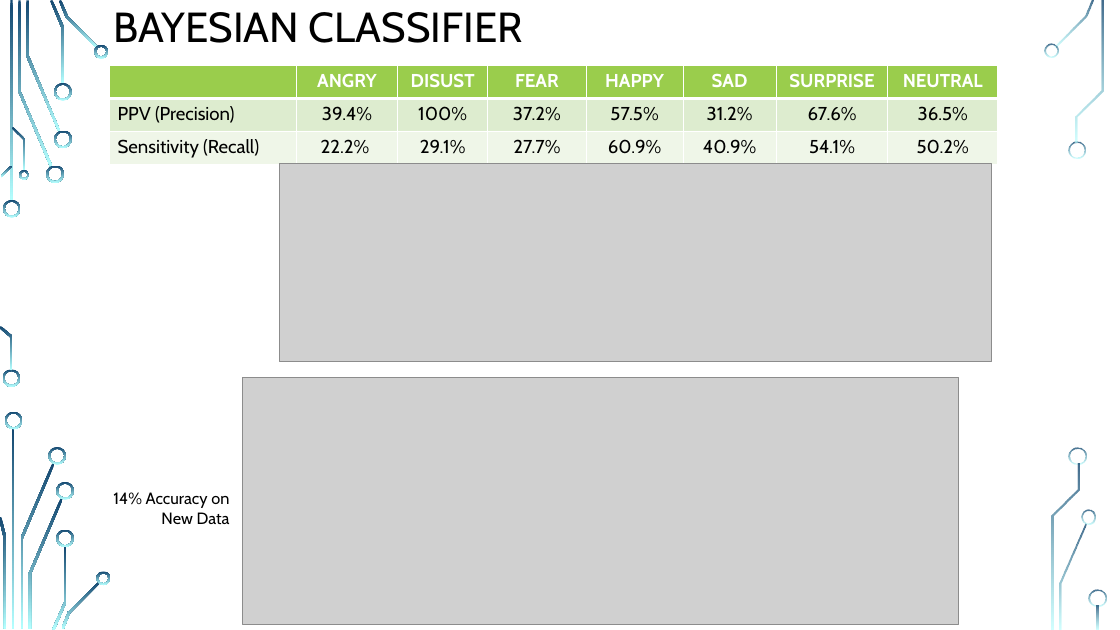
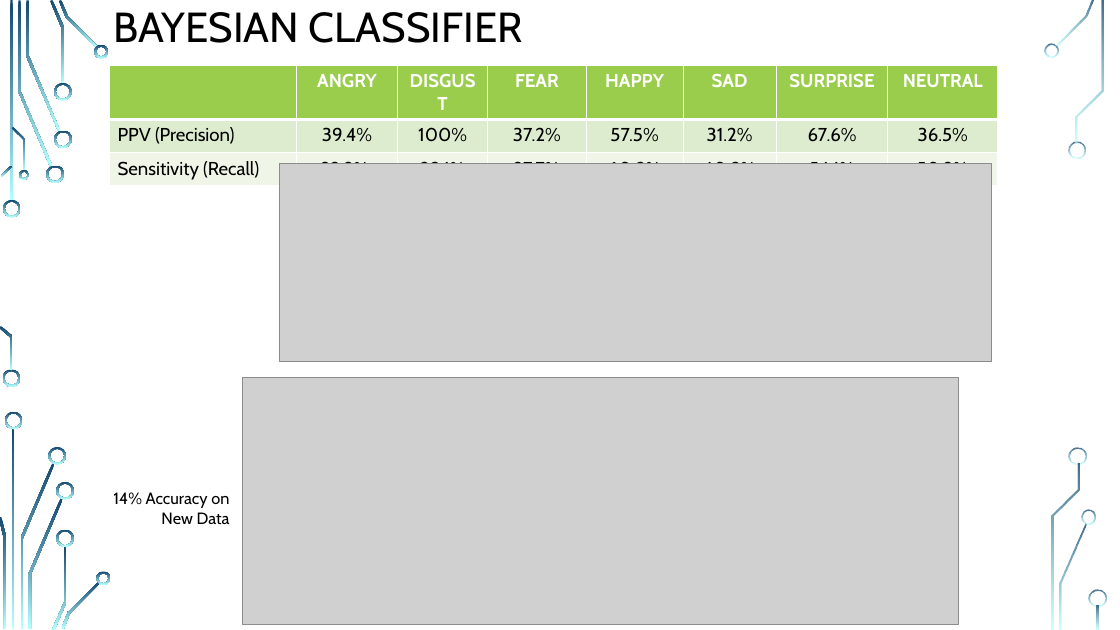
Before and after one commit to MR-KHILADI/Facial-Expression-Recognition, a slide deck: slide 9 of Team BENGIO - Facial Expression Recognition.pptx. Drawn at 1120x630 pixels with LibreOffice and Linux fonts; fonts in the diff are those of the drawing; grey boxes stand for pictures; background and template pictures are left out. Boxes give left, top, right and bottom in pixels: in the first picture for what was removed or moved away, otherwise in the second. Text is boxed around its words. In the diff, an @@ line names an element or a change of style, - is before the commit and + after.

```diff
--- a/Team BENGIO - Facial Expression Recognition.pptx
+++ b/Team BENGIO - Facial Expression Recognition.pptx
@@ table at (x1=109, y1=66, x2=998, y2=184) @@
-row 1, column 3: DISUST
+row 1, column 3: DISGUST
```
